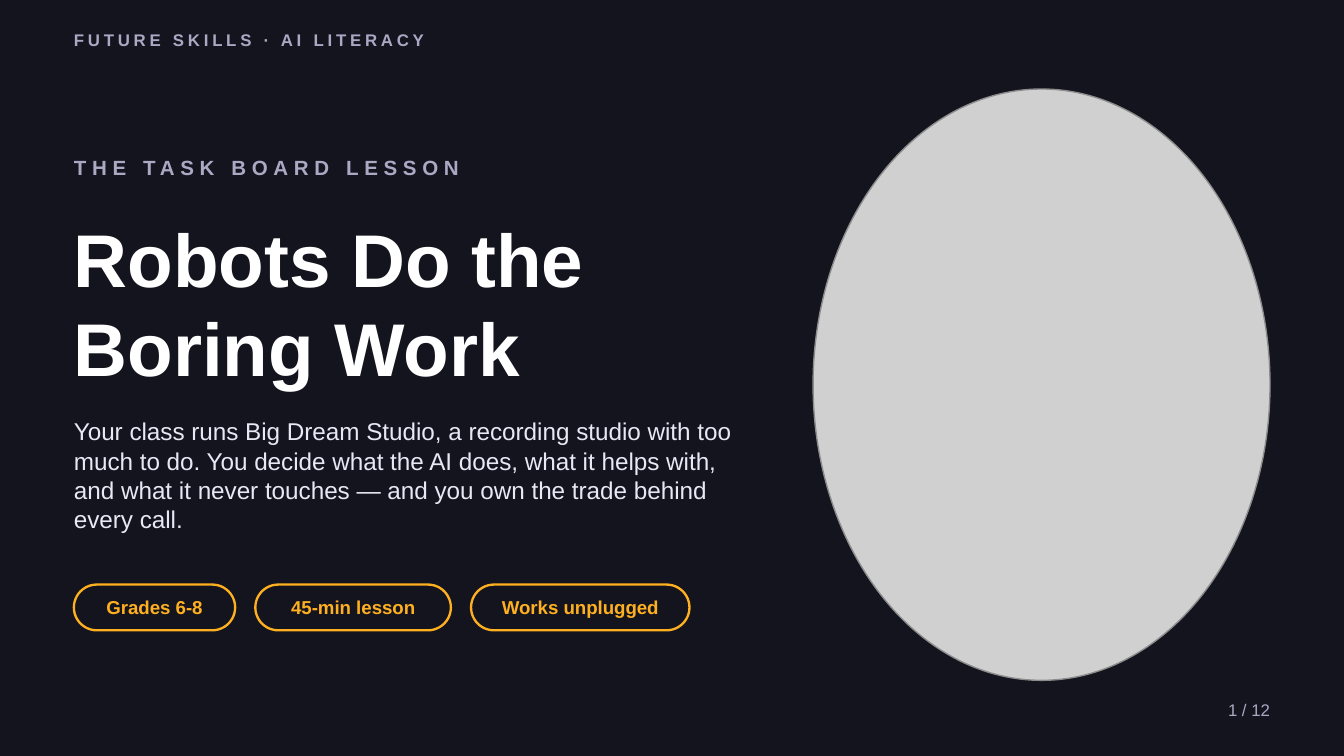
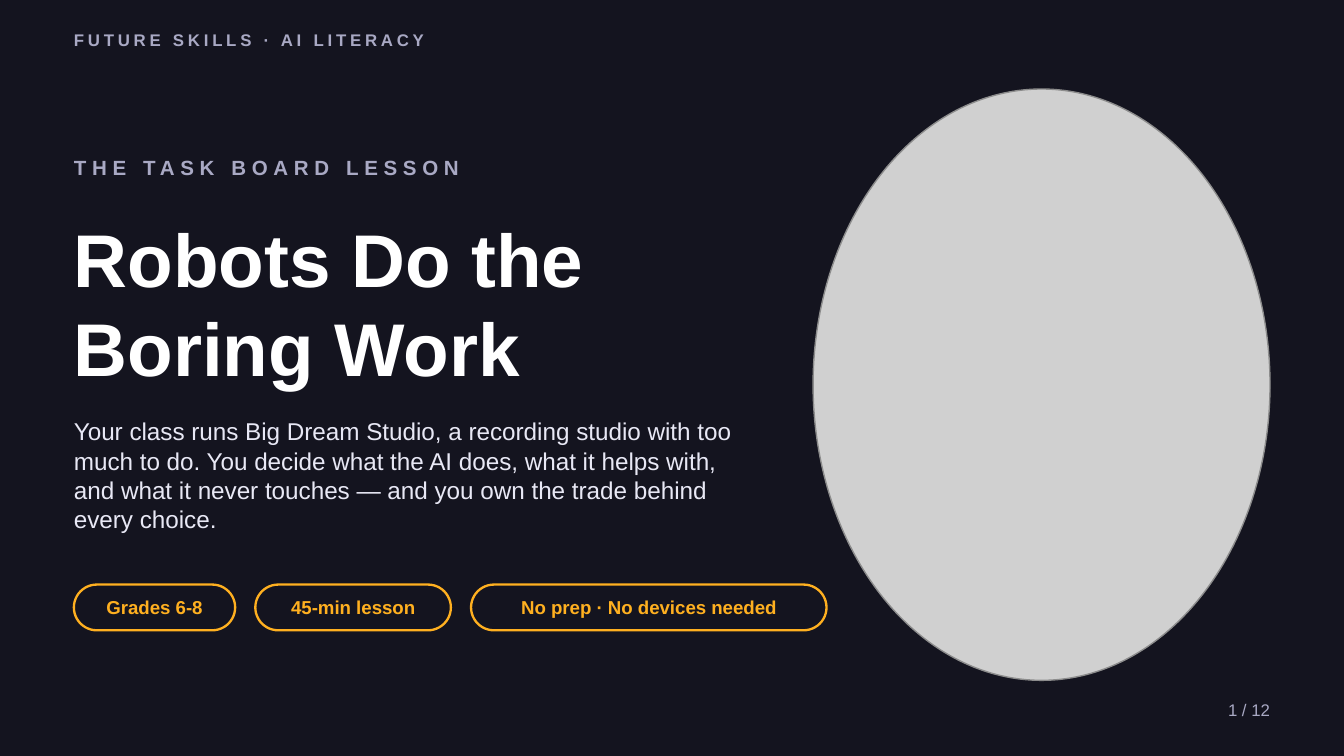
Before and after one commit to phiunit/tptphi, a slide deck: slide 1 of products/ai-boring-work/dist/Robots Do the Boring Work - Slides.pptx. Drawn at 1344x756 pixels with LibreOffice and Linux fonts; fonts in the diff are those of the drawing; grey boxes stand for pictures. Boxes give left, top, right and bottom in pixels: in the first picture for what was removed or moved away, otherwise in the second. Text is boxed around its words. In the diff, an @@ line names an element or a change of style, - is before the commit and + after.

```diff
--- a/products/ai-boring-work/dist/Robots Do the Boring Work - Slides.pptx
+++ b/products/ai-boring-work/dist/Robots Do the Boring Work - Slides.pptx
@@ text at <box>74,422,731,533</box>: text changed @@
-Your class runs Big Dream Studio, a recording studio with too much to do. You decide what the AI does, what it helps with, and what it never touches — and you own the trade behind every call.
+Your class runs Big Dream Studio, a recording studio with too much to do. You decide what the AI does, what it helps with, and what it never touches — and you own the trade behind every choice.
@@ rounded rectangle: place and size @@
-rounded rectangle at <box>470,585,688,630</box>
+rounded rectangle at <box>470,585,827,630</box>
@@ text at <box>521,600,776,618</box>: text changed @@
-Works unplugged
+No prep · No devices needed
```
Also in this commit, not shown: 11 other slides changed, 32 other files.
